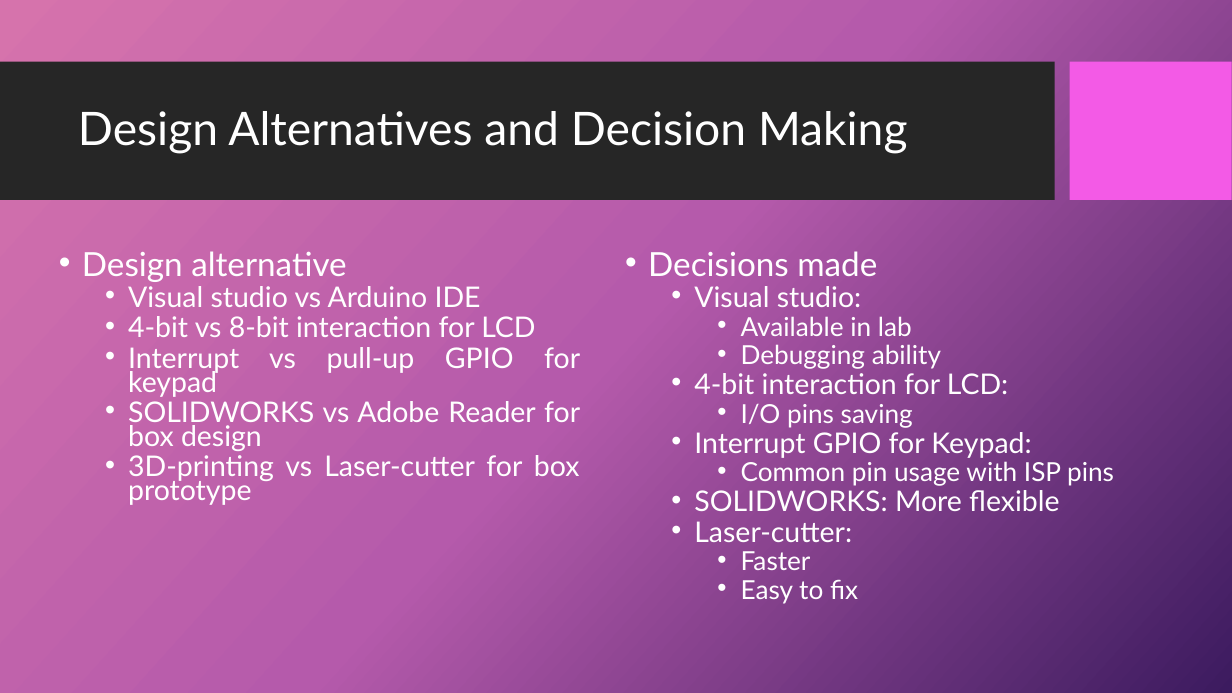
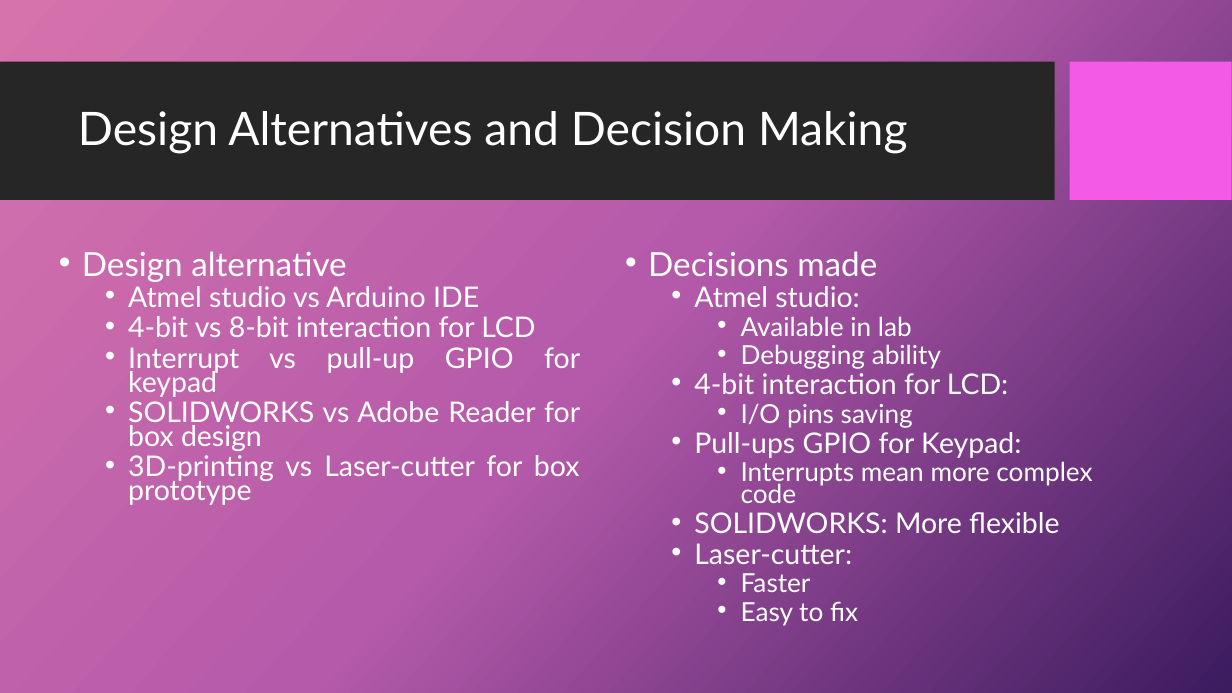
Before and after one commit to dandz12/ECE411-Practicum-Project, a slide deck: slide 11 of ECE411 - Final Presentation.pptx. Drawn at 1232x693 pixels with LibreOffice and Linux fonts; fonts in the diff are those of the drawing; background and template pictures are left out. Boxes give left, top, right and bottom in pixels: in the first picture for what was removed or moved away, otherwise in the second. Text is boxed around its words. In the diff, an @@ line names an element or a change of style, - is before the commit and + after.

Commit message:
Final update

```diff
--- a/ECE411 - Final Presentation.pptx
+++ b/ECE411 - Final Presentation.pptx
@@ text at (x1=128, y1=286, x2=479, y2=307): text changed @@
-  • Visual studio vs Arduino IDE
+  • Atmel studio vs Arduino IDE
@@ text at (x1=694, y1=286, x2=859, y2=307): text changed @@
-  • Visual studio:
+  • Atmel studio:
@@ text at (x1=694, y1=432, x2=1092, y2=503): text changed @@
-  • Interrupt GPIO for Keypad:
-    • Common pin usage with ISP pins
+  • Pull-ups GPIO for Keypad:
+    • Interrupts mean more complex code
```
Also in this commit, not shown: 8 other slides changed.
